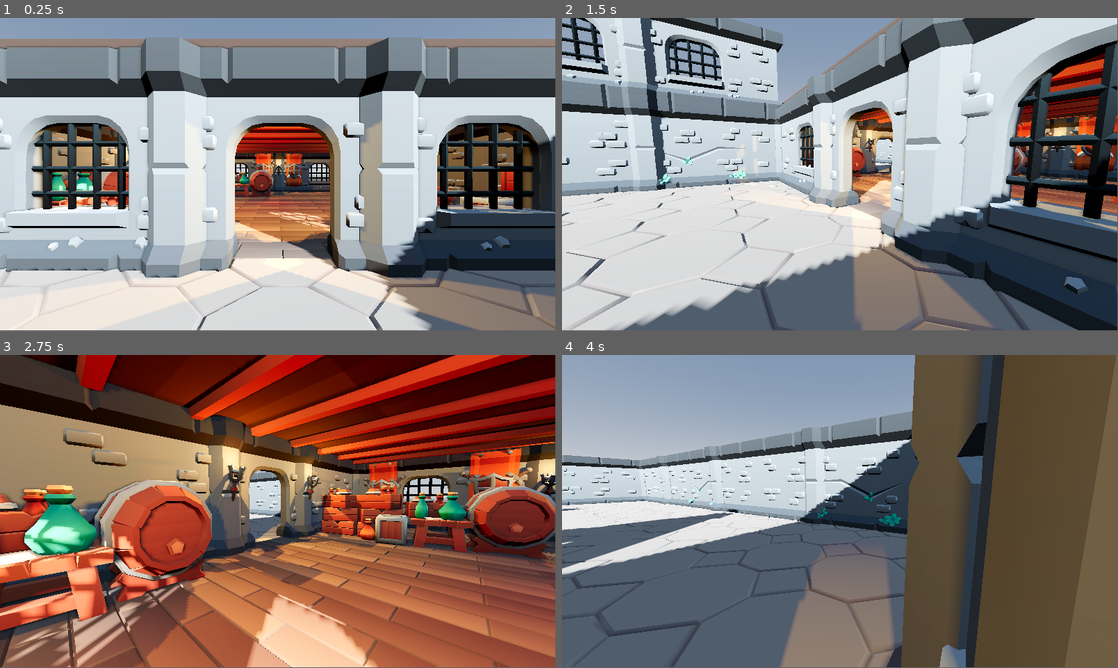
Above: before the commit, frames 1-4 (two rows, left to right).
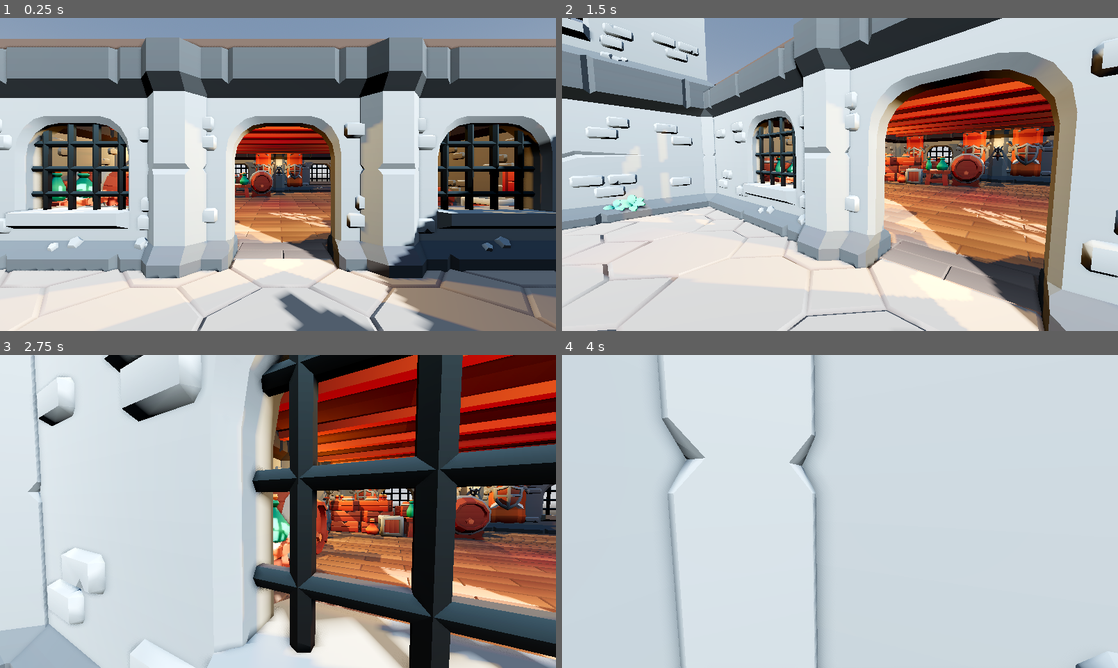
Above: after the commit, the same moments.

Repository: NateDevs/oliver-nate-3d-class-game
Game: Godot game, scene res://scenes/levels/level_01.tscn
Two runs of this game, one before a commit and one after it. Both use one fixed random seed, a clock stepped at 60 frames per second and the inputs below.
Inputs (mouse positions are in pixels of both pictures, inside the frame that each line leads up to):
- Up to frame 1 (0.25 s): no input
- Up to frame 2 (1.5 s): tap Enter (ui_accept) at 0.5, 0.77 s; move the mouse to (962, 158) at 0.52 s; hold Right (ui_right) 0.53-1.28 s; tap Shift (sprint) at 0.6 s; click (962, 158) at 0.67 s; move the mouse to (812, 174) at 1.27 s; hold Up (ui_up) from 1.28 s (still down); tap F (freefly) at 1.35 s
- Up to frame 3 (2.75 s): keep holding Up (ui_up); tap Enter (ui_accept) at 1.52 s; tap Shift (sprint) at 1.55, 2.1 s; move the mouse to (289, 505) at 2.02 s
- Up to frame 4 (4 s): keep holding Up (ui_up); move the mouse to (834, 514) at 2.77 s; tap Shift (sprint) at 2.85, 3.8 s; click (834, 514) at 2.92 s; tap Enter (ui_accept) at 3.02, 3.77 s; move the mouse to (878, 514) at 3.52 s; tap F (freefly) at 3.6 s
The window is 799x449 before the commit and 800x450 after it. Grey fills any space a smaller window leaves; there, only what the larger window draws over its background counts as a difference.

The runs differ from the first frame. In frame 1, 6.2% of the frame differs, in the area x 0-100%, y 0-100%; in frame 2, 73%; in frame 3, 95%; in frame 4, 91%.

Commit message:
class 2-24
added custom health pack mesh

Diff:
--- a/assets/dungeon_assets/scenes/wall.tscn
+++ b/assets/dungeon_assets/scenes/wall.tscn
@@ -11,4 +11,5 @@
 
 [node name="CollisionShape3D" type="CollisionShape3D" parent="." unique_id=1424505901]
 transform = Transform3D(1, 0, 0, 0, 1, 0, 0, 0, 1, 0, 2, 0)
+visible = false
 shape = SubResource("BoxShape3D_xr7c5")
--- a/project.godot
+++ b/project.godot
@@ -17,8 +17,8 @@
 
 [display]
 
-window/size/viewport_width=1920
-window/size/viewport_height=1080
+window/size/viewport_width=1280
+window/size/viewport_height=720
 
 [input]
 
--- a/scenes/levels/level_01.tscn
+++ b/scenes/levels/level_01.tscn
@@ -25,6 +25,7 @@
 [ext_resource type="PackedScene" uid="uid://dpsp0mjy3n3tk" path="res://assets/dungeon_assets/scenes/crates_stacked.tscn" id="23_lswbx"]
 [ext_resource type="PackedScene" uid="uid://cwqh8cskjhv7p" path="res://assets/dungeon_assets/scenes/candles.tscn" id="24_w4kkx"]
 [ext_resource type="PackedScene" uid="uid://dj60hkdik4hsh" path="res://assets/dungeon_assets/scenes/table_small.tscn" id="25_mhiu8"]
+[ext_resource type="PackedScene" uid="uid://rqaedh5hn4mc" path="res://assets/meshes/healthpack.glb" id="26_lswbx"]
 
 [sub_resource type="ProceduralSkyMaterial" id="ProceduralSkyMaterial_m802k"]
 sky_horizon_color = Color(0.66224277, 0.6717428, 0.6867428, 1)
@@ -56,7 +57,6 @@
 
 [node name="ProtoController" parent="." unique_id=125454665 instance=ExtResource("1_m802k")]
 transform = Transform3D(-1, 0, 8.742278e-08, 0, 1, 0, -8.742278e-08, 0, -1, -13.900001, -7.1525574e-07, 0.8999996)
-can_sprint = true
 
 [node name="Set Dress" type="Node" parent="." unique_id=706042836]
 
@@ -980,3 +980,6 @@
 
 [node name="Floor Wood28" parent="Set Dress" unique_id=2109016871 instance=ExtResource("8_kfebt")]
 transform = Transform3D(1, 0, 0, 0, 1, 0, 0, 0, 1, 20, 4, -6)
+
+[node name="healthpack" parent="." unique_id=740283848 instance=ExtResource("26_lswbx")]
+transform = Transform3D(1, 0, 0, 0, 1, 0, 0, 0, 1, -16.300001, 1.2, 0.8)
Binary file added: assets/meshes/healthpack.glb
Not shown, added: assets/meshes/healthpack.glb.import
